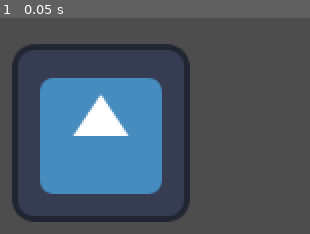
Above: before the commit, frame 1.
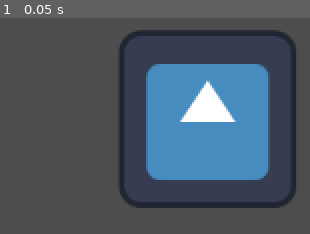
Above: after the commit, the same moment.

Repository: OliverHu09/space-invaders
Game: Godot game, scene res://node_2d.tscn
Two runs of this game, one before a commit and one after it. Both use one fixed random seed, a clock stepped at 60 frames per second and the inputs below. The project has no main scene, so this scene is started directly. The engine's default icon, where the game draws it, is replaced by a stand-in: a white triangle on a blue panel in a dark square.
Inputs:
- Up to frame 1 (0.05 s): no input

The runs differ from the first frame. In frame 1, 47% of the frame differs, in the area x 3-96%, y 5-95%.

Commit message:
canvi ovni

Diff:
--- a/node_2d.tscn
+++ b/node_2d.tscn
@@ -6,10 +6,10 @@
 [sub_resource type="RectangleShape2D" id="RectangleShape2D_0e48y"]
 size = Vector2(123, 124)
 
-[node name="Node2D" type="Node2D" unique_id=2044328370]
+[node name="Escena principal" type="Node2D" unique_id=2044328370]
 
 [node name="Area2D" type="Area2D" parent="." unique_id=740781231]
-position = Vector2(599, 314)
+position = Vector2(676, 304)
 script = ExtResource("1_0e48y")
 
 [node name="CollisionShape2D" type="CollisionShape2D" parent="Area2D" unique_id=515456833]
@@ -18,5 +18,3 @@
 
 [node name="Sprite2D" type="Sprite2D" parent="Area2D" unique_id=23752039]
 texture = ExtResource("1_wtcfe")
-
-[node name="Sprite2D" type="Sprite2D" parent="." unique_id=258525889]
--- /dev/null
+++ b/ovni.gd
@@ -0,0 +1,11 @@
+extends Node2D
+
+
+# Called when the node enters the scene tree for the first time.
+func _ready() -> void:
+	pass # Replace with function body.
+
+
+# Called every frame. 'delta' is the elapsed time since the previous frame.
+func _process(delta: float) -> void:
+	pass
--- /dev/null
+++ b/ovni_1.tscn
@@ -0,0 +1,19 @@
+[gd_scene format=3 uid="uid://cwysekhj7dc4s"]
+
+[ext_resource type="Script" uid="uid://1eup0cdkk05k" path="res://ovni.gd" id="1_cl0hl"]
+[ext_resource type="Texture2D" uid="uid://c2pwgu7qjkmvh" path="res://pngkey.com-space-png-transparent-661008.png" id="2_sqtik"]
+
+[sub_resource type="RectangleShape2D" id="RectangleShape2D_lgped"]
+size = Vector2(489, 495)
+
+[node name="Ovni 1" type="Node2D" unique_id=38454462]
+script = ExtResource("1_cl0hl")
+
+[node name="Area2D" type="Area2D" parent="." unique_id=849273189]
+
+[node name="Sprite2D" type="Sprite2D" parent="Area2D" unique_id=1307238259]
+texture = ExtResource("2_sqtik")
+
+[node name="CollisionShape2D" type="CollisionShape2D" parent="Area2D" unique_id=1206466093]
+position = Vector2(0.5, 1.5)
+shape = SubResource("RectangleShape2D_lgped")
Binary file added: negre-1200x675.jpg
Not shown, added: negre-1200x675.jpg.import
Not shown, added: ovni.gd.uid
Binary file added: pngkey.com-space-png-transparent-661008.png
Not shown, added: pngkey.com-space-png-transparent-661008.png.import
